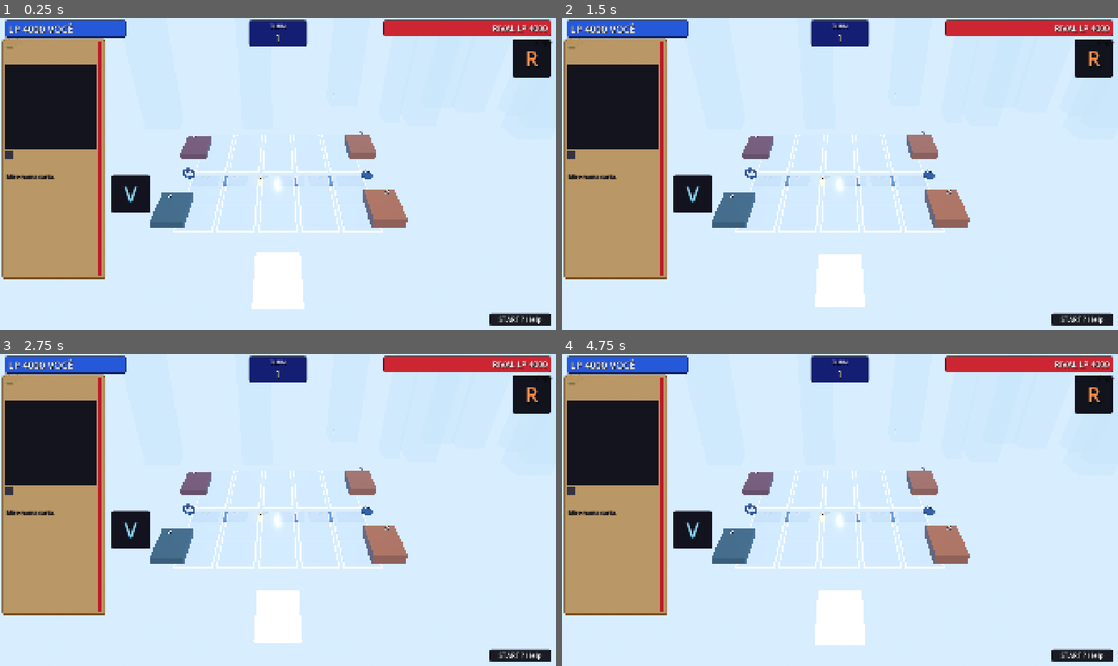
Above: before the commit, frames 1-4 (two rows, left to right).
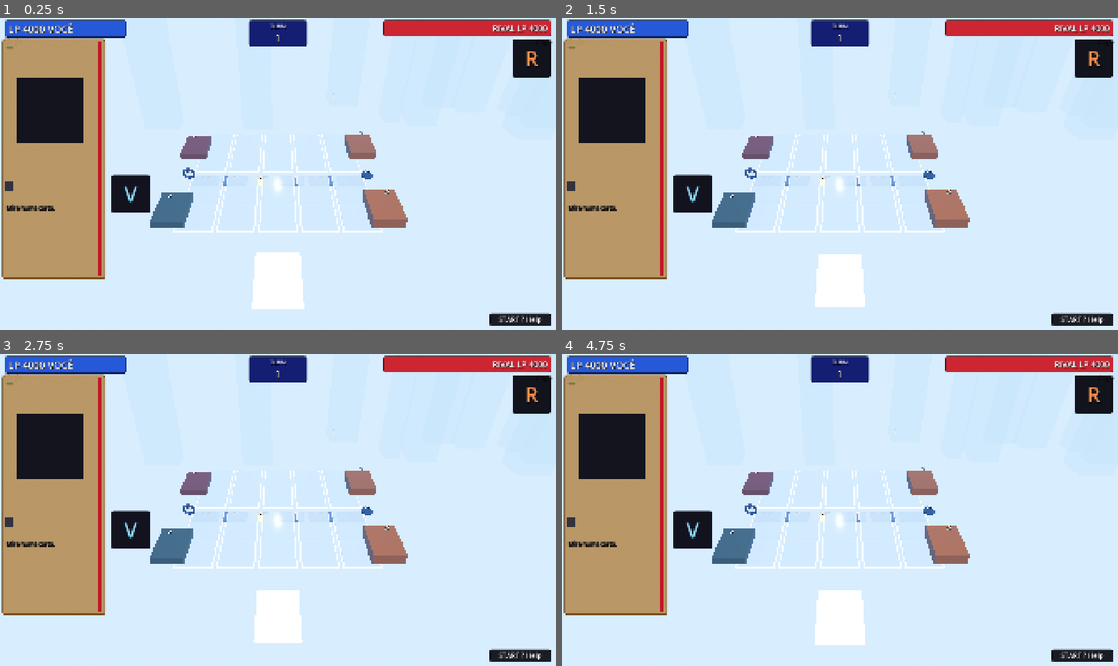
Above: after the commit, the same moments.

Repository: joeyviciousfake-netizen/Astralis
Game: Godot game, scene res://duel3d/mesa_3d.tscn
The game is run twice, just before and just after one commit, with the same random seed, the same clock (stepped at 60 frames per second) and the same inputs.
Inputs (mouse positions are in pixels of both pictures, inside the frame that each line leads up to):
- Up to frame 1 (0.25 s): no input
- Up to frame 2 (1.5 s): tap Enter at 0.5 s; move the mouse to (962, 158) at 0.52 s; hold Shift 0.53-1.25 s; click (962, 158) at 0.67 s; tap Space at 1.25 s; drag from (728, 189) to (812, 236) at 1.27 s
- Up to frame 3 (2.75 s): tap Enter at 2 s; move the mouse to (333, 441) at 2.02 s; tap Ctrl at 2.1 s; click (333, 441) at 2.17 s
- Up to frame 4 (4.75 s): tap Space at 2.75, 4.25 s; drag from (812, 572) to (673, 463) at 2.77 s; tap Enter at 3.5 s; move the mouse to (1006, 556) at 3.52 s; tap Alt at 3.6 s; click (1006, 556) at 3.67 s; drag from (673, 463) to (756, 432) at 4.27 s

The runs differ from the first frame. In frame 1, 2.3% of the frame differs, in the area x 0-18%, y 14-62%; in frame 2, 2.3%; in frame 3, 2.3%; in frame 4, 2.3%.

Commit message:
runtime: carta fina 0.005 + painel carta inteira com moldura

Diff:
--- a/astralis/duel3d/mesa_3d.gd
+++ b/astralis/duel3d/mesa_3d.gd
@@ -50,7 +50,8 @@
 
 const LARG_CARTA := 1.0
 const ALT_CARTA := 1.43
-const GROSS_CARTA := 0.06
+## Finura real de carta (0,3mm numa carta 59mm = 0,005 da largura).
+const GROSS_CARTA := 0.005
 
 const FILEIRA_MAO := 0
 const FILEIRA_MEU_M := 1
@@ -110,6 +111,11 @@
 var _painel_foco: PanelContainer = null
 var _tex_foco_arte: TextureRect = null
 var _cor_foco_arte: ColorRect = null
+var _tex_foco_moldura: TextureRect = null
+var _tex_foco_orbe: TextureRect = null
+var _caixa_foco_estrelas: HBoxContainer = null
+var _lbl_foco_nome_molde: Label = null
+var _cache_tex: Dictionary = {}
 var _lbl_foco_nome: Label = null
 var _lbl_foco_estrelas: Label = null
 var _lbl_foco_stats: Label = null
@@ -631,6 +637,19 @@
 	return Color(0.50, 0.50, 0.60)
 
 
+## Textura do projeto com cache de sessão (moldura/orbe/estrela se
+## repetem; lê do disco 1x). Sem nada no projeto = nulo (fallback de cor).
+func _tex_cache(rel: String) -> Texture2D:
+	var chave := rel.strip_edges().to_lower()
+	if chave.is_empty():
+		return null
+	if _cache_tex.has(chave):
+		return _cache_tex[chave] as Texture2D
+	var tex := _textura_arquivo(chave)
+	_cache_tex[chave] = tex
+	return tex
+
+
 func _textura_arquivo(rel: String) -> Texture2D:
 	# Foto REAL do projeto (caminho do dado, relativo à base).
 	# Inexistente (dívida conhecida: FM sem assets) = volta nulo.
@@ -815,7 +834,7 @@
 	var qf := QuadMesh.new()
 	qf.size = Vector2(LARG_CARTA - 0.02, ALT_CARTA - 0.02)
 	frente.mesh = qf
-	frente.position = Vector3(0, 0, zf + 0.002)
+	frente.position = Vector3(0, 0, zf + 0.001)
 	var mat_f := StandardMaterial3D.new()
 	if tex_moldura != null:
 		mat_f.albedo_texture = tex_moldura
@@ -829,12 +848,12 @@
 		# Arte na janela da moldura (medidas da moldura real, em %).
 		var tex := _textura_arte(dado)
 		if tex != null:
-			no.add_child(_quad_textura("Arte", 0.764, 0.745, Vector3(0.005, 0.0765, zf + 0.004), tex))
+			no.add_child(_quad_textura("Arte", 0.764, 0.745, Vector3(0.005, 0.0765, zf + 0.002), tex))
 		# Orbe do atributo no canto da placa.
 		var attr := str(dado.get("attribute", ""))
 		var tex_orbe := _textura_arquivo("assets/attributes/%s.png" % attr.to_lower())
 		if tex_orbe != null:
-			no.add_child(_quad_textura("Orbe", 0.095, 0.093, Vector3(0.3805, 0.6055, zf + 0.004), tex_orbe))
+			no.add_child(_quad_textura("Orbe", 0.095, 0.093, Vector3(0.3805, 0.6055, zf + 0.002), tex_orbe))
 		# Estrelas = level (só monstro), à direita como na moldura.
 		if eh_monstro:
 			var tex_est := _textura_arquivo("assets/estrelas/estrela.png")
@@ -842,11 +861,11 @@
 				var n := clampi(int(dado.get("level", 0)), 0, 12)
 				for s in range(n):
 					var px := 0.42 - float(n - 1 - s) * (0.0457 + 0.008) - 0.0228
-					no.add_child(_quad_textura("Estrela%d" % s, 0.0457, 0.0459, Vector3(px, 0.5076, zf + 0.004), tex_est))
+					no.add_child(_quad_textura("Estrela%d" % s, 0.0457, 0.0459, Vector3(px, 0.5076, zf + 0.002), tex_est))
 	var nome := _rotulo3d(str(dado.get("name", "?")), 34, Color(0.12, 0.07, 0.03))
 	nome.name = "Nome"
 	nome.outline_size = 0
-	nome.position = Vector3(-0.0645, 0.621, zf + 0.006)
+	nome.position = Vector3(-0.0645, 0.621, zf + 0.003)
 	no.add_child(nome)
 	var stats_txt := ""
 	if eh_monstro:
@@ -854,7 +873,7 @@
 	var stats := _rotulo3d(stats_txt, 32, Color(0.12, 0.07, 0.03))
 	stats.name = "Stats"
 	stats.outline_size = 0
-	stats.position = Vector3(0.05, -0.588, zf + 0.006)
+	stats.position = Vector3(0.05, -0.588, zf + 0.003)
 	no.add_child(stats)
 	# Indicador ATK/DEF + face (só desenho, igual ao 2D que mostra a posição).
 	var tag_txt := "VIRADA" if face_down else ("DEF" if em_defesa else "ATK")
@@ -870,7 +889,7 @@
 	var qv := QuadMesh.new()
 	qv.size = Vector2(LARG_CARTA - 0.02, ALT_CARTA - 0.02)
 	verso.mesh = qv
-	verso.position = Vector3(0, 0, -GROSS_CARTA / 2.0 - 0.002)
+	verso.position = Vector3(0, 0, -GROSS_CARTA / 2.0 - 0.001)
 	verso.rotation_degrees = Vector3(0, 180, 0)
 	var dorso := str(dado.get("card_back", "")).strip_edges()
 	if dorso.is_empty():
@@ -886,7 +905,7 @@
 	no.add_child(verso)
 	var espiral := Node3D.new()
 	espiral.name = "Espiral"
-	espiral.position = Vector3(0, 0, -GROSS_CARTA / 2.0 - 0.012)
+	espiral.position = Vector3(0, 0, -GROSS_CARTA / 2.0 - 0.002)
 	espiral.rotation_degrees = Vector3(0, 180, 0)
 	espiral.visible = tex_dorso == null
 	no.add_child(espiral)
@@ -1259,21 +1278,56 @@
 	_lbl_foco_nome = _rotulo_hud("FocoNome", "—", Vector2.ZERO, 26, Color(0.10, 0.35, 0.12))
 	_lbl_foco_nome.autowrap_mode = TextServer.AUTOWRAP_WORD_SMART
 	caixa.add_child(_lbl_foco_nome)
-	_lbl_foco_estrelas = _rotulo_hud("FocoEstrelas", "", Vector2.ZERO, 22, Color(0.85, 0.45, 0.10))
-	caixa.add_child(_lbl_foco_estrelas)
+	# Carta inteira como na ref: moldura JPG do projeto + arte + nome +
+	# orbe + estrelas posicionados na moldura (igual ao editor).
+	var molde := Control.new()
+	molde.name = "CartaMolde"
+	molde.custom_minimum_size = Vector2(300, 434)
+	molde.mouse_filter = Control.MOUSE_FILTER_IGNORE
+	caixa.add_child(molde)
+	_tex_foco_moldura = TextureRect.new()
+	_tex_foco_moldura.name = "Moldura"
+	_tex_foco_moldura.set_anchors_preset(Control.PRESET_FULL_RECT)
+	_tex_foco_moldura.expand_mode = TextureRect.EXPAND_IGNORE_SIZE
+	_tex_foco_moldura.stretch_mode = TextureRect.STRETCH_SCALE
+	_tex_foco_moldura.mouse_filter = Control.MOUSE_FILTER_IGNORE
+	molde.add_child(_tex_foco_moldura)
+	# Posições em % da moldura real (iguais às do 3D e do editor).
 	_tex_foco_arte = TextureRect.new()
 	_tex_foco_arte.name = "FocoArte"
-	_tex_foco_arte.custom_minimum_size = Vector2(300, 290)
+	_tex_foco_arte.position = Vector2(300 * 0.123, 434 * 0.186)
+	_tex_foco_arte.size = Vector2(300 * 0.764, 434 * 0.521)
 	_tex_foco_arte.expand_mode = TextureRect.EXPAND_IGNORE_SIZE
-	_tex_foco_arte.stretch_mode = TextureRect.STRETCH_KEEP_ASPECT_COVERED
+	_tex_foco_arte.stretch_mode = TextureRect.STRETCH_SCALE
 	_tex_foco_arte.mouse_filter = Control.MOUSE_FILTER_IGNORE
-	_tex_foco_arte.visible = false
-	caixa.add_child(_tex_foco_arte)
+	molde.add_child(_tex_foco_arte)
 	_cor_foco_arte = ColorRect.new()
 	_cor_foco_arte.name = "FocoCor"
-	_cor_foco_arte.custom_minimum_size = Vector2(300, 290)
+	_cor_foco_arte.position = Vector2(300 * 0.123, 434 * 0.186)
+	_cor_foco_arte.size = Vector2(300 * 0.764, 434 * 0.521)
 	_cor_foco_arte.mouse_filter = Control.MOUSE_FILTER_IGNORE
-	caixa.add_child(_cor_foco_arte)
+	molde.add_child(_cor_foco_arte)
+	_lbl_foco_nome_molde = _rotulo_hud("FocoNomeMolde", "", Vector2.ZERO, 15, Color(0.12, 0.07, 0.03))
+	_lbl_foco_nome_molde.position = Vector2(300 * 0.054, 434 * 0.027)
+	_lbl_foco_nome_molde.size = Vector2(300 * 0.62, 434 * 0.051)
+	_lbl_foco_nome_molde.clip_text = true
+	molde.add_child(_lbl_foco_nome_molde)
+	_tex_foco_orbe = TextureRect.new()
+	_tex_foco_orbe.name = "FocoOrbe"
+	_tex_foco_orbe.position = Vector2(300 * 0.833, 434 * 0.044)
+	_tex_foco_orbe.size = Vector2(300 * 0.095, 434 * 0.065)
+	_tex_foco_orbe.expand_mode = TextureRect.EXPAND_IGNORE_SIZE
+	_tex_foco_orbe.stretch_mode = TextureRect.STRETCH_SCALE
+	_tex_foco_orbe.mouse_filter = Control.MOUSE_FILTER_IGNORE
+	molde.add_child(_tex_foco_orbe)
+	_caixa_foco_estrelas = HBoxContainer.new()
+	_caixa_foco_estrelas.name = "FocoEstrelasBox"
+	_caixa_foco_estrelas.position = Vector2(300 * 0.40, 434 * 0.118)
+	_caixa_foco_estrelas.size = Vector2(300 * 0.52, 434 * 0.054)
+	_caixa_foco_estrelas.alignment = BoxContainer.ALIGNMENT_END
+	_caixa_foco_estrelas.mouse_filter = Control.MOUSE_FILTER_IGNORE
+	_caixa_foco_estrelas.add_theme_constant_override("separation", 1)
+	molde.add_child(_caixa_foco_estrelas)
 	var faixa := HBoxContainer.new()
 	faixa.name = "FocoFaixa"
 	faixa.mouse_filter = Control.MOUSE_FILTER_IGNORE
@@ -1468,7 +1522,8 @@
 	var dado: Dictionary = foco.get("dado", {}) as Dictionary
 	if dado.is_empty():
 		_lbl_foco_nome.text = "—"
-		_lbl_foco_estrelas.text = ""
+		if _lbl_foco_estrelas != null:
+			_lbl_foco_estrelas.text = ""
 		_lbl_foco_stats.text = ""
 		_lbl_foco_attr.text = ""
 		_cor_foco_attr.color = Color(0.2, 0.2, 0.25)
@@ -1476,6 +1531,11 @@
 		_lbl_foco_desc.text = "Mire numa carta."
 		_tex_foco_arte.visible = false
 		_cor_foco_arte.color = Color(0.08, 0.08, 0.12)
+		_tex_foco_moldura.texture = null
+		_tex_foco_orbe.texture = null
+		_lbl_foco_nome_molde.text = ""
+		for f in _caixa_foco_estrelas.get_children():
+			(f as Node).queue_free()
 		return
 	# Completa pelo DADO real quando a instância só tem o básico.
 	var cid := str(dado.get("id", dado.get("card_id", "")))
@@ -1485,13 +1545,27 @@
 	var nome := str(real.get("name", dado.get("name", "?")))
 	_lbl_foco_nome.text = nome
 	var nivel := int(real.get("level", dado.get("level", 0)))
-	if nivel > 0:
-		var estrelas := ""
+	if _lbl_foco_estrelas != null:
+		_lbl_foco_estrelas.text = ""
+	# Carta inteira na moldura (igual ao editor): moldura + arte + nome +
+	# orbe + fileira de estrelas-imagem, tudo do projeto (com cache).
+	_tex_foco_moldura.texture = _tex_cache(_moldura_da_carta(real))
+	_lbl_foco_nome_molde.text = nome.to_upper()
+	var attr_cedo := str(real.get("attribute", dado.get("attribute", "")))
+	var tex_o := _tex_cache("assets/attributes/%s.png" % attr_cedo.to_lower())
+	_tex_foco_orbe.texture = tex_o
+	for f in _caixa_foco_estrelas.get_children():
+		(f as Node).queue_free()
+	var tex_e := _tex_cache("assets/estrelas/estrela.png")
+	if tex_e != null and str(real.get("card_type", dado.get("card_type", "monster"))) == "monster":
 		for s in range(clampi(nivel, 0, 12)):
-			estrelas += "★"
-		_lbl_foco_estrelas.text = estrelas
-	else:
-		_lbl_foco_estrelas.text = ""
+			var im := TextureRect.new()
+			im.custom_minimum_size = Vector2(20, 20)
+			im.expand_mode = TextureRect.EXPAND_IGNORE_SIZE
+			im.stretch_mode = TextureRect.STRETCH_SCALE
+			im.texture = tex_e
+			im.mouse_filter = Control.MOUSE_FILTER_IGNORE
+			_caixa_foco_estrelas.add_child(im)
 	_lbl_foco_stats.text = "ATK/%d DEF/%d" % [int(real.get("attack", dado.get("attack", 0))), int(real.get("defense", dado.get("defense", 0)))]
 	var tipo := str(real.get("monster_type", dado.get("monster_type", "")))
 	var attr := str(real.get("attribute", dado.get("attribute", "")))
--- a/astralis/testing/test_mesa_3d_oficial.gd
+++ b/astralis/testing/test_mesa_3d_oficial.gd
@@ -334,8 +334,10 @@
 	assert_true(mesa.get_node_or_null(NodePath("HUD/PainelCarta")) != null, "Painel esquerdo existe.")
 	var est := (mesa.get_node("HUD/PainelCarta") as PanelContainer).get_theme_stylebox("panel") as StyleBoxFlat
 	assert_eq(est.border_color, Color(0.45, 0.28, 0.12), "Painel com moldura marrom estilo carta.")
-	for caminho in ["HUD/PainelCarta/Linha/Caixa/FocoNome", "HUD/PainelCarta/Linha/Caixa/FocoEstrelas",
-			"HUD/PainelCarta/Linha/Caixa/FocoArte", "HUD/PainelCarta/Linha/Caixa/FocoCor",
+	for caminho in ["HUD/PainelCarta/Linha/Caixa/FocoNome", "HUD/PainelCarta/Linha/Caixa/CartaMolde/Moldura",
+			"HUD/PainelCarta/Linha/Caixa/CartaMolde/FocoArte", "HUD/PainelCarta/Linha/Caixa/CartaMolde/FocoCor",
+			"HUD/PainelCarta/Linha/Caixa/CartaMolde/FocoNomeMolde", "HUD/PainelCarta/Linha/Caixa/CartaMolde/FocoOrbe",
+			"HUD/PainelCarta/Linha/Caixa/CartaMolde/FocoEstrelasBox",
 			"HUD/PainelCarta/Linha/Caixa/FocoFaixa/FocoAttrIcon", "HUD/PainelCarta/Linha/Caixa/FocoFaixa/FocoAttr",
 			"HUD/PainelCarta/Linha/Caixa/FocoFaixa/FocoStats",
 			"HUD/PainelCarta/Linha/Caixa/FocoTipo", "HUD/PainelCarta/Linha/Caixa/FocoDesc",
